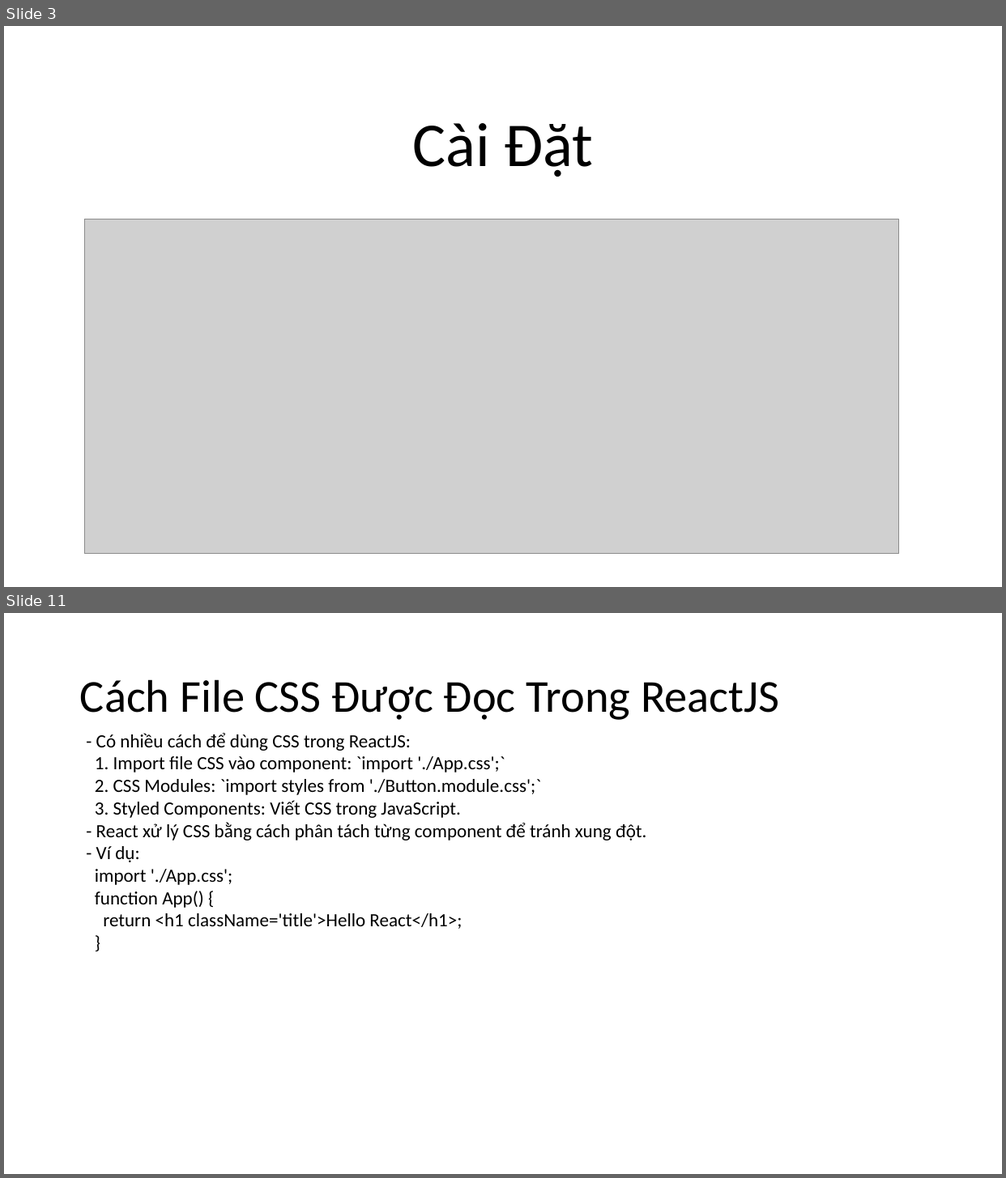
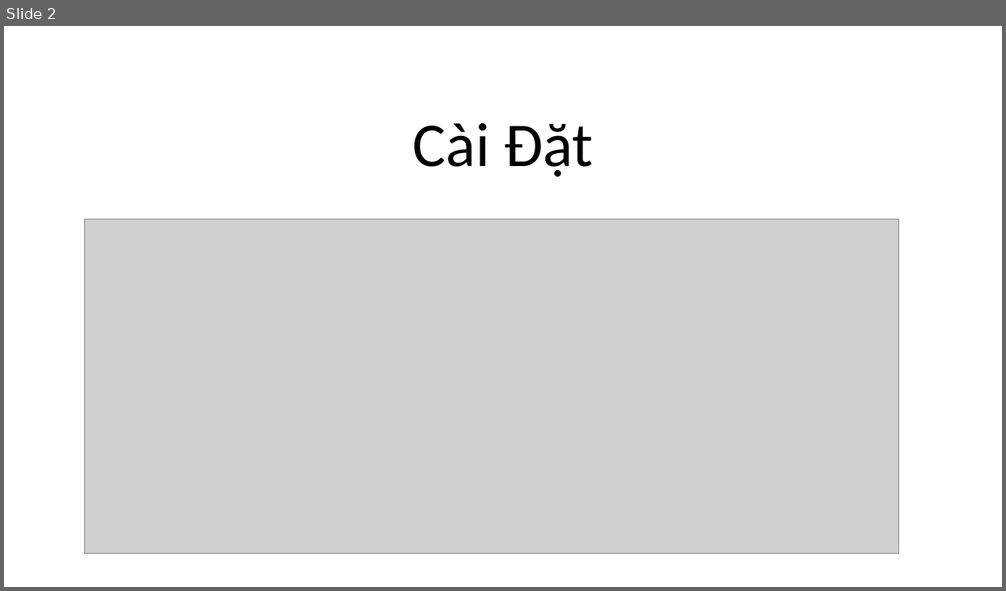
Before and after one commit to petertranhoanglinh/myoffice_demo, a slide deck: dos/React.pptx. Shown one above the other, each under a label of ours: slides 3 and 11 before the commit, slide 2 after it; the slides between them are not shown. The pictures are 1006x1178 and 1006x591 pixels, drawn with LibreOffice and Linux fonts; fonts in the diff are those of the drawing; grey boxes stand for pictures. Boxes give left, top, right and bottom in pixels: in the first picture for what was removed or moved away, otherwise in the second. Text is boxed around its words. In the diff, an @@ line names an element or a change of style, - is before the commit and + after.

```diff
--- a/dos/React.pptx
+++ b/dos/React.pptx
@@ slide 11 removed at (4, 613, 1002, 1174), background #FFFFFF @@
@@ title removed at (80, 679, 779, 720) @@
-Cách File CSS Được Đọc Trong ReactJS
@@ text removed at (95, 733, 646, 929) @@
-- Có nhiều cách để dùng CSS trong ReactJS:
-1. Import file CSS vào component: `import './App.css';`
-2. CSS Modules: `import styles from './Button.module.css';`
-3. Styled Components: Viết CSS trong JavaScript.
-- React xử lý CSS bằng cách phân tách từng component để tránh xung đột.
-- Ví dụ:
-import './App.css';
-function App() {
-return <h1 className='title'>Hello React</h1>;
-}
@@ what was slide 3 is now slide 2 @@
```
Also in this commit, not shown: 1 slide changed, 8 slides added, 13 other slides removed, 5 other files.
